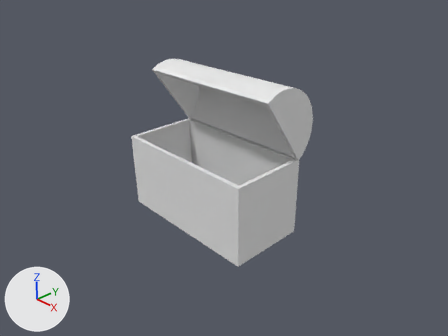
Renders of the Blender file gfx/chest.blend from each side of a commit.
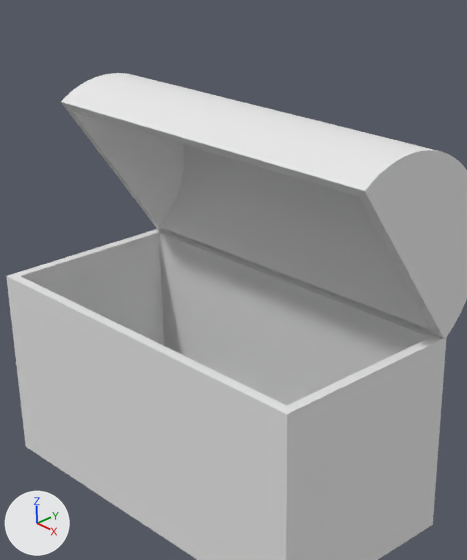
Each version is shown from the file's camera 'Camera', then close up on the part from 29% to 69% of the width and 9% to 73% of the height. Arrows for +X, +Y and +Z are at lower left; the lights stay in place.

The older version as bpy lines, for what is in view:
```python
me_mesh = bpy.data.meshes.new('Mesh')
me_mesh.from_pydata(...)  # 16 vertices, 14 faces; spans x -1.0..1.0, y -1.0..1.0, z -1.0..1.0
me_mesh.materials.append(mat_wood)  # white #e7e7e7
me_mesh_003 = bpy.data.meshes.new('Mesh.003')
me_mesh_003.from_pydata(...)  # 393 vertices, 581 faces; spans x -1.0..0.0, y -1.0..1.0, z -1.0..1.0
me_mesh_003.polygons.foreach_set('use_smooth', [True] * 581)
me_mesh_003.materials.append(mat_wood)  # white #e7e7e7
ob_cube_002 = bpy.data.objects.new('Cube.002', me_mesh)
ob_cube_002.location = (0.0, 0.0, 0.0)
ob_cube_002.scale = (2.0, 1.0, 1.0)
ob_cylinder_002 = bpy.data.objects.new('Cylinder.002', me_mesh_003)
ob_cylinder_002.location = (0.0, 0.4, 1.8)
ob_cylinder_002.rotation_euler = (1.571, 2.531, 1.571)  # degrees (90, 145, 90)
ob_cylinder_002.scale = (1.0, 1.0, 2.0)
```
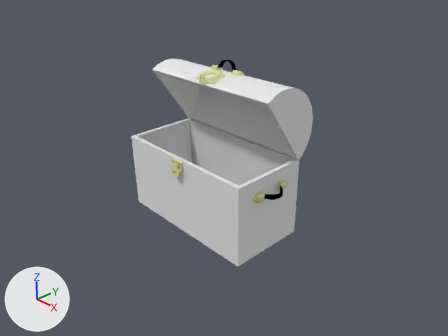
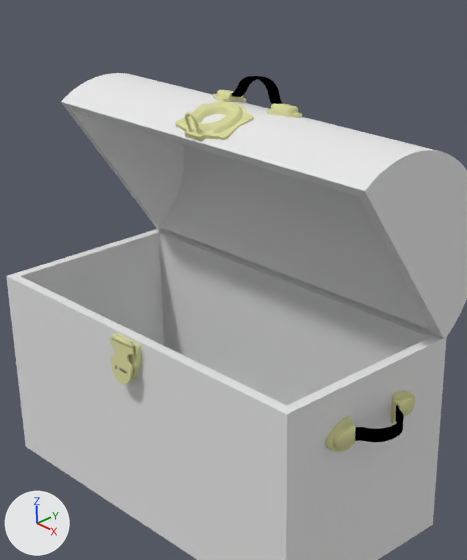
Where the change shows, as pixel boxes [x1, y1, x2, y2] in the close-ups (467 x 560 px):
'Plane.004', added (beige)
    after: [175, 102, 254, 142]
'Plane.005', added
    after: [325, 391, 415, 452]
'Plane.006', added (black)
    after: [355, 405, 404, 442]
'Plane', added (beige)
    after: [110, 338, 134, 385]
'Plane.008', added (beige)
    after: [213, 90, 302, 118]
'Plane.007', added (black)
    after: [231, 76, 283, 104]
'Plane.002', added (beige)
    after: [111, 333, 142, 381]

Edits to the bpy script that builds the scene:
```text
Add ob_plane_002:
    ob_plane_002 = bpy.data.objects.new('Plane.002', me_trunk_hardware_001)  # 252 vertices, 244 faces; spans x -0.223..0.219, y 0.036..0.156, z -0.757..-0.208; in mat_trunk_metal (beige #dadaa0)
    ob_plane_002.location = (0.0, -1.13, 1.17)
    ob_plane_002.scale = (0.8, 0.8, 0.8)
Add ob_plane_004:
    ob_plane_004 = bpy.data.objects.new('Plane.004', me_trunk_hardware_002)  # 848 vertices, 720 faces; spans x -0.425..0.425, y -0.156..0.156, z -0.353..0.353; in mat_trunk_metal (beige #dadaa0)
    ob_plane_004.location = (0.0, 0.07, 2.83)
    ob_plane_004.rotation_euler = (-1.257, 0.0, 0.0)  # degrees (-72, 0, 0)
    ob_plane_004.scale = (0.8, 0.8, 0.8)
Add ob_plane:
    ob_plane = bpy.data.objects.new('Plane', me_trunk_hardware_003)  # 58 vertices, 63 faces; spans x -0.2..0.199, y -0.017..0.054, z -0.23..0.266; in mat_trunk_metal (beige #dadaa0)
    ob_plane.location = (0.0, -1.08, 0.77)
    ob_plane.rotation_euler = (2.967, 0.0, 0.0)  # degrees (170, 0, 0)
    ob_plane.scale = (0.8, 0.8, 0.8)
Add ob_plane_005:
    ob_plane_005 = bpy.data.objects.new('Plane.005', me_trunk_hardware_005)  # 576 vertices, 494 faces; spans x -1.01..1.01, y -0.09..0.09, z -0.26..0.26; in mat_trunk_metal (beige #dadaa0)
    ob_plane_005.location = (2.05, 0.0, 0.56)
    ob_plane_005.rotation_euler = (0.0, 0.0, 1.571)  # degrees (0, 0, 90)
    ob_plane_005.scale = (0.549, 0.549, 0.549)
Add ob_plane_006:
    ob_plane_006 = bpy.data.objects.new('Plane.006', me_trunk_handle_002)  # 84 vertices, 82 faces; spans x -0.699..0.699, y -0.228..0.228, z -0.108..0.108; in mat_trunk_surface (black #000000)
    ob_plane_006.location = (2.16, 0.0, 0.56)
    ob_plane_006.rotation_euler = (0.0, 0.0, 1.571)  # degrees (0, 0, 90)
    ob_plane_006.scale = (0.549, 0.549, 0.549)
Add ob_plane_007:
    ob_plane_007 = bpy.data.objects.new('Plane.007', me_trunk_handle_003)  # 84 vertices, 82 faces; spans x -0.699..0.699, y -0.228..0.228, z -0.108..0.108; in mat_trunk_surface (black #000000)
    ob_plane_007.location = (0.0, 0.62, 2.92)
    ob_plane_007.rotation_euler = (-1.761, 0.0, 0.0)  # degrees (-101, 0, 0)
    ob_plane_007.scale = (0.549, 0.549, 0.549)
Add ob_plane_008:
    ob_plane_008 = bpy.data.objects.new('Plane.008', me_trunk_hardware_006)  # 576 vertices, 494 faces; spans x -1.01..1.01, y -0.09..0.09, z -0.26..0.26; in mat_trunk_metal (beige #dadaa0)
    ob_plane_008.location = (0.0, 0.6, 2.82)
    ob_plane_008.rotation_euler = (-1.761, 0.0, 0.0)  # degrees (-101, 0, 0)
    ob_plane_008.scale = (0.549, 0.549, 0.549)
```
